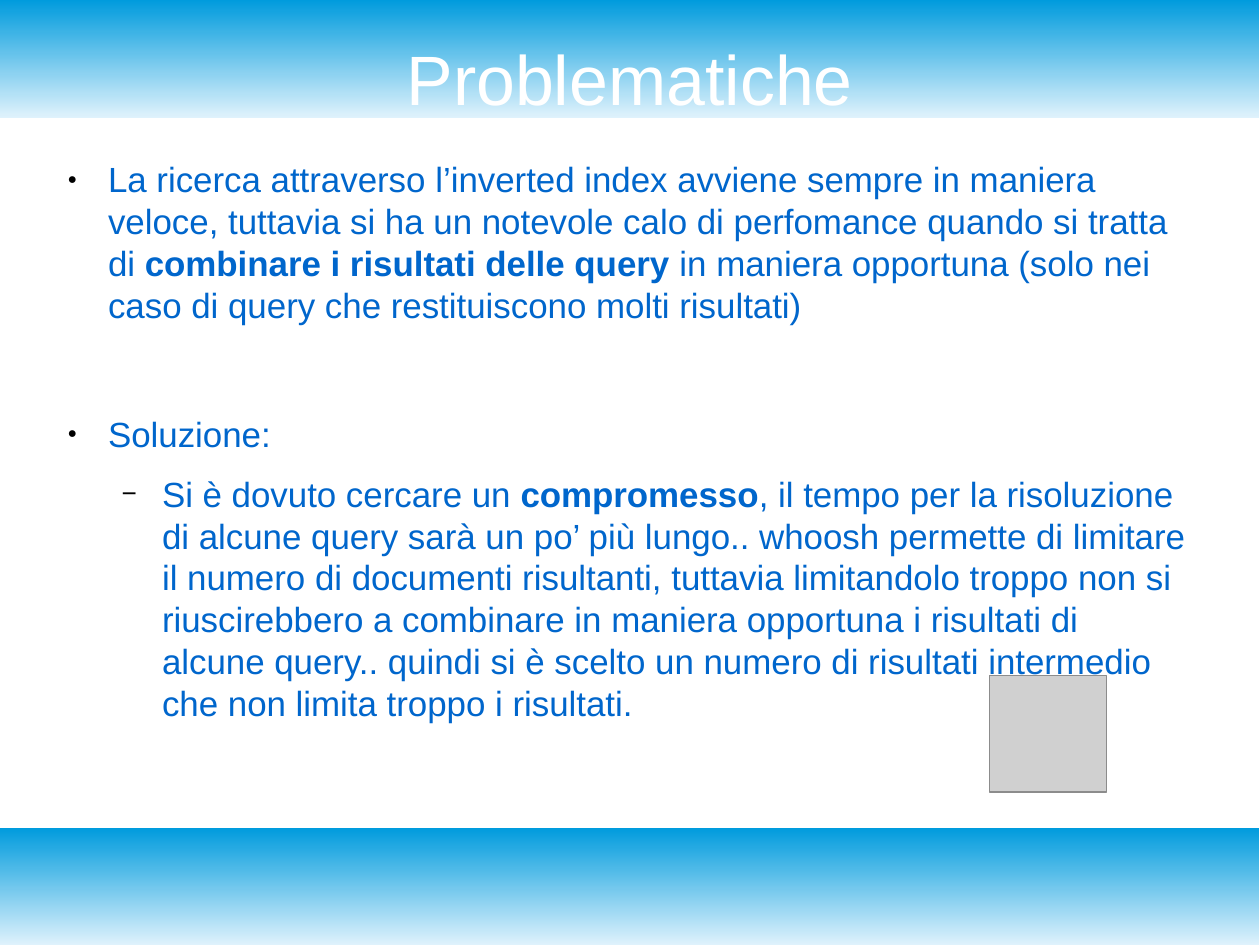
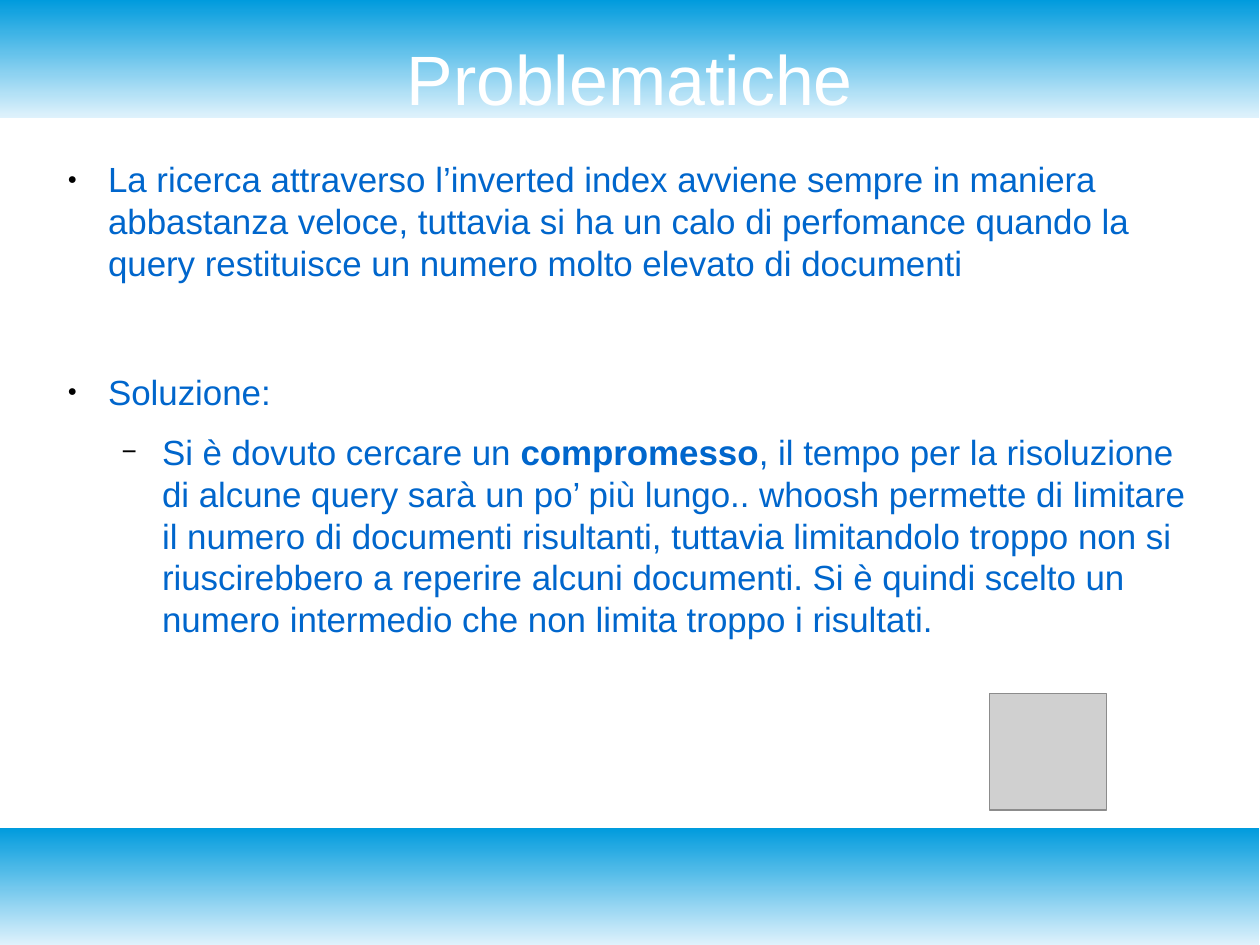
Before and after one commit to enrico404/SearchEngineForDblp, a slide deck: slide 17 of DocDblpSearchEngine.odp. Drawn at 1260x945 pixels with LibreOffice and Linux fonts; fonts in the diff are those of the drawing; grey boxes stand for pictures. Boxes give left, top, right and bottom in pixels: in the first picture for what was removed or moved away, otherwise in the second. Text is boxed around its words. In the diff, an @@ line names an element or a change of style, - is before the commit and + after.

```diff
--- a/DocDblpSearchEngine.odp
+++ b/DocDblpSearchEngine.odp
@@ text at bbox=[108, 166, 1129, 283]: text changed @@
-● La ricerca attraverso l’inverted index avviene sempre in maniera veloce, tuttavia si ha un notevole calo di perfomance quando si tratta di combinare i risultati delle query in maniera opportuna (solo nei caso di query che restituiscono molti risultati)
+● La ricerca attraverso l’inverted index avviene sempre in maniera abbastanza veloce, tuttavia si ha un calo di perfomance quando la query restituisce un numero molto elevato di documenti
@@ text at bbox=[162, 439, 1185, 639]: text changed @@
-  − Si è dovuto cercare un compromesso, il tempo per la risoluzione di alcune query sarà un po’ più lungo.. whoosh permette di limitare il numero di documenti risultanti, tuttavia limitandolo troppo non si riuscirebbero a combinare in maniera opportuna i risultati di alcune query.. quindi si è scelto un numero di risultati intermedio che non limita troppo i risultati.
+  − Si è dovuto cercare un compromesso, il tempo per la risoluzione di alcune query sarà un po’ più lungo.. whoosh permette di limitare il numero di documenti risultanti, tuttavia limitandolo troppo non si riuscirebbero a reperire alcuni documenti. Si è quindi scelto un numero intermedio che non limita troppo i risultati.
@@ picture: place and size @@
-picture at bbox=[990, 676, 1107, 792]
+picture at bbox=[990, 694, 1107, 811]
```
Also in this commit, not shown: 10 other slides changed, 3 slides added, 4 other files.
